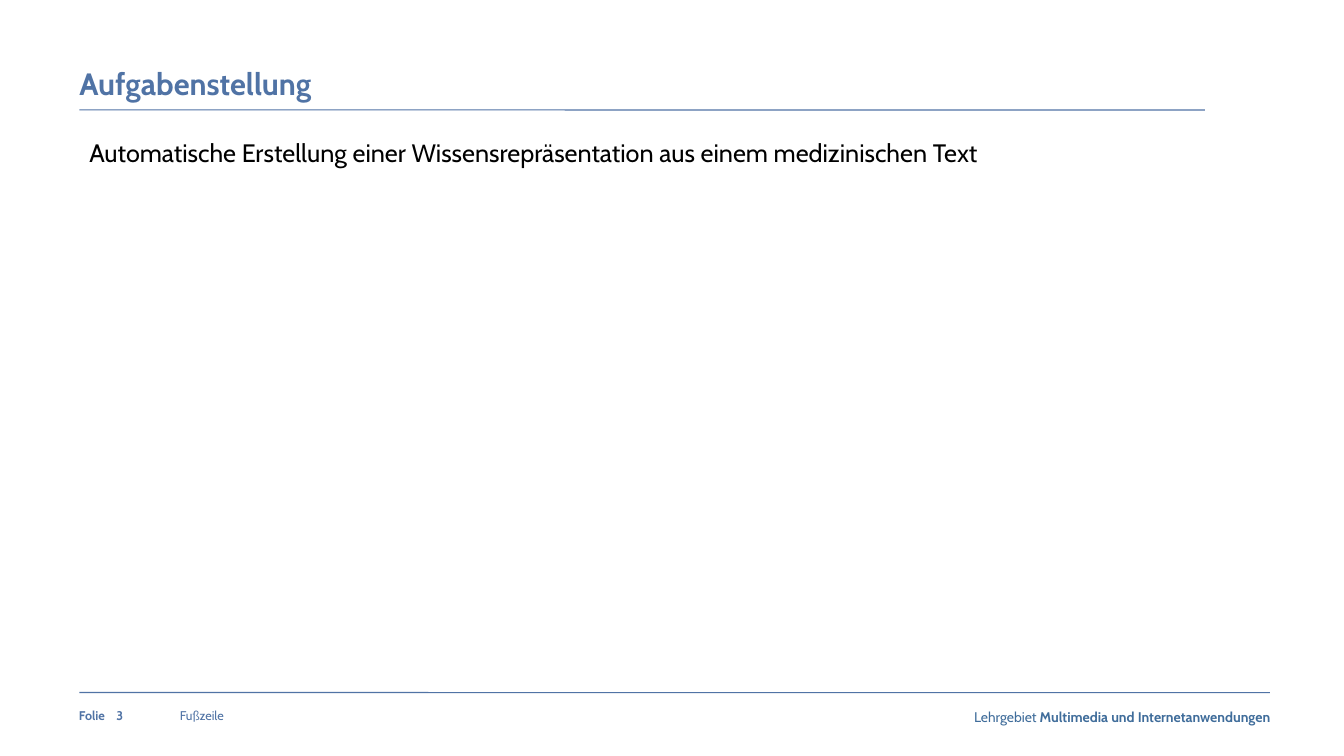
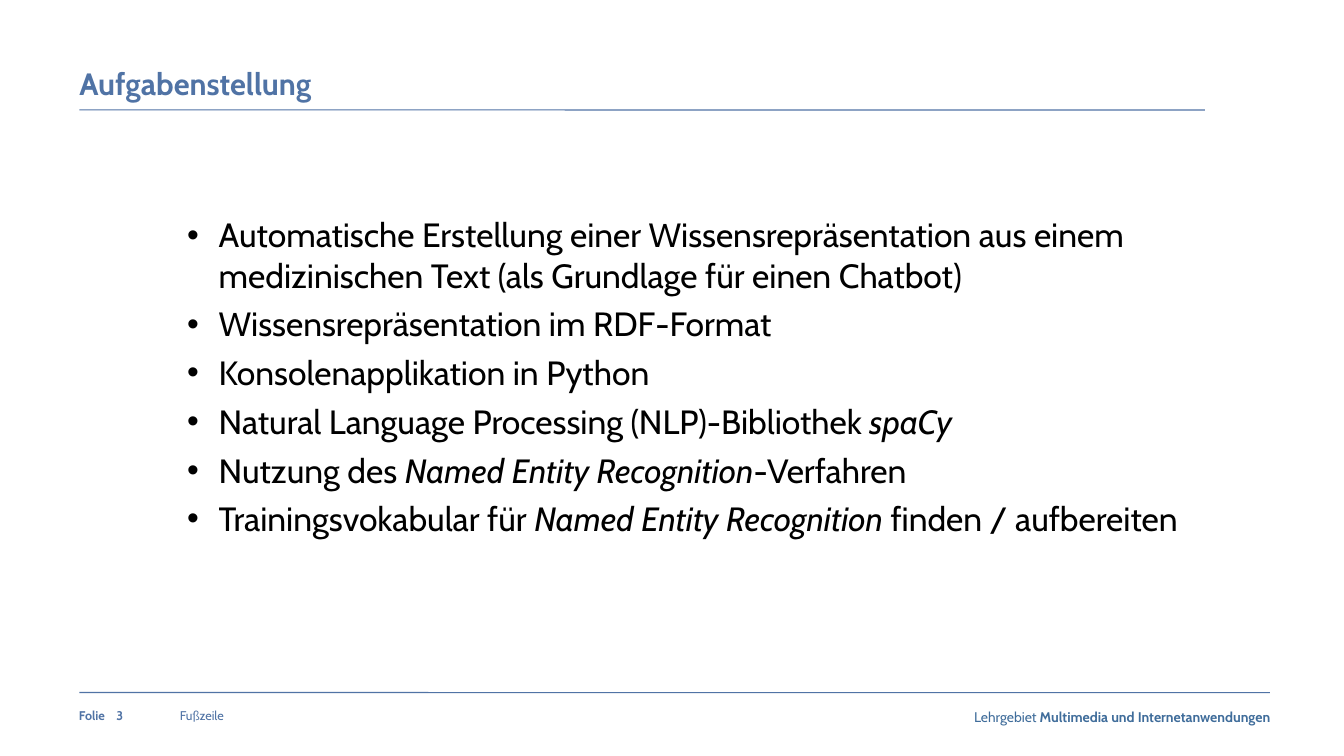
Before and after one commit to claraja/NLP_63458_WS22, a slide deck: slide 3 of Praesentation/Praesentation_Fachpraktikum_MedExtractor_Gruppe5.pptx. Drawn at 1344x756 pixels with LibreOffice and Linux fonts; fonts in the diff are those of the drawing; background and template pictures are left out. Boxes give left, top, right and bottom in pixels: in the first picture for what was removed or moved away, otherwise in the second. Text is boxed around its words. In the diff, an @@ line names an element or a change of style, - is before the commit and + after.

```diff
--- a/Praesentation/Praesentation_Fachpraktikum_MedExtractor_Gruppe5.pptx
+++ b/Praesentation/Praesentation_Fachpraktikum_MedExtractor_Gruppe5.pptx
@@ text at (219, 221, 1178, 539): text changed; size 18 to 24 pt @@
-Automatische Erstellung einer Wissensrepräsentation aus einem medizinischen Text
+• Automatische Erstellung einer Wissensrepräsentation aus einem medizinischen Text (als Grundlage für einen Chatbot)
+• Wissensrepräsentation im RDF-Format
+• Konsolenapplikation in Python
+• Natural Language Processing (NLP)-Bibliothek spaCy
+• Nutzung des Named Entity Recognition-Verfahren
+• Trainingsvokabular für Named Entity Recognition finden / aufbereiten
```
Also in this commit, not shown: 4 other slides changed, 5 slides added.
